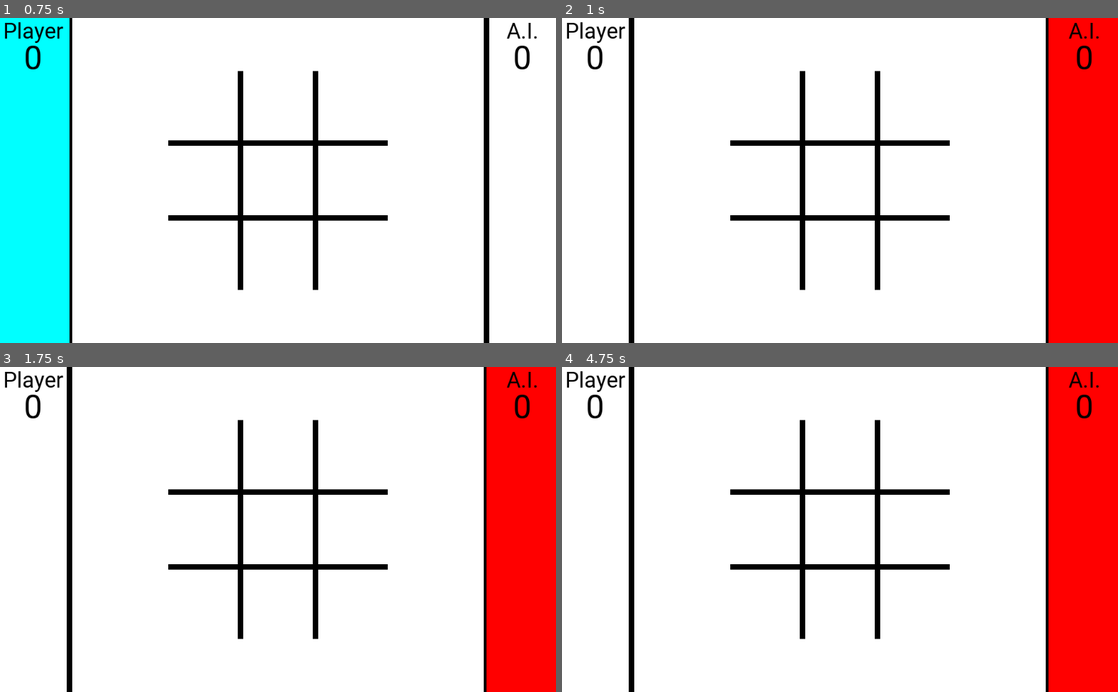
Above: before the commit, frames 1-4 (two rows, left to right).
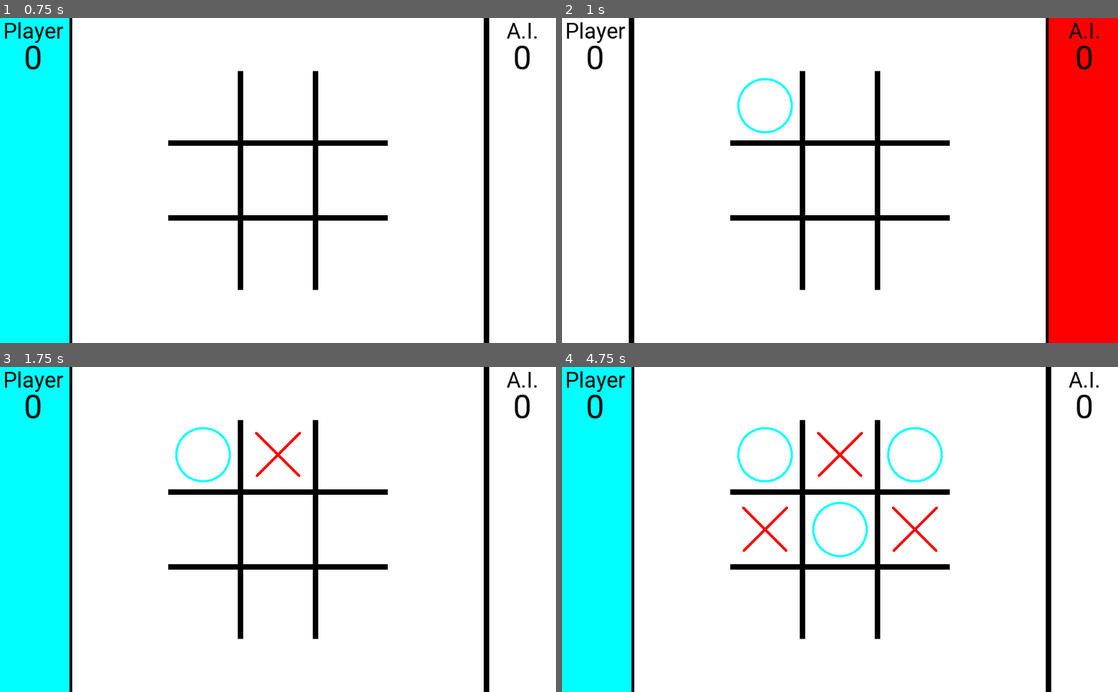
Above: after the commit, the same moments.

Repository: MGon025/CPSC481_Project
Game: Godot game, scene res://Board.tscn
Same seed, same stepped clock (60 frames per second), same inputs: the game is played once before the commit and once after it. The project has no main scene, so this scene is started directly.
Inputs (mouse positions are in pixels of both pictures, inside the frame that each line leads up to):
- Up to frame 1 (0.75 s): tap Enter at 0.5 s; move the mouse to (205, 105) at 0.52 s; click (205, 105) at 0.67 s
- Up to frame 2 (1 s): no input
- Up to frame 3 (1.75 s): tap Space at 1.25 s; move the mouse to (278, 454) at 1.27 s; click (278, 454) at 1.42 s
- Up to frame 4 (4.75 s): tap Enter at 2, 3.5 s; move the mouse to (912, 454) at 2.02 s; click (912, 454) at 2.17 s; tap Space at 2.75, 4.25 s; move the mouse to (767, 529) at 2.77 s; click (767, 529) at 2.92 s; move the mouse to (840, 529) at 3.52 s; click (840, 529) at 3.67 s; move the mouse to (912, 529) at 4.27 s; click (912, 529) at 4.42 s

Frame 1 is identical in both runs. In frame 2, 0.2% of the frame differs, in the area x 31-42%, y 18-36%; in frame 3, 25%; in frame 4, 26%, in the area x 0-100%, y 0-100%.

Commit message:
marking colors and renaming
- colors are dependent on player bg colors
- renamed mark(s) to tile(s)

Diff:
--- a/Board.tscn
+++ b/Board.tscn
@@ -1,6 +1,6 @@
 [gd_scene load_steps=10 format=2]
 
-[ext_resource path="res://Mark.tscn" type="PackedScene" id=1]
+[ext_resource path="res://Tile.tscn" type="PackedScene" id=1]
 [ext_resource path="res://board.gd" type="Script" id=2]
 [ext_resource path="res://fonts/Roboto-Regular.ttf" type="DynamicFontData" id=3]
 
@@ -120,32 +120,33 @@
 points = PoolVector2Array( 0, -202, 0, 202 )
 default_color = Color( 0, 0, 0, 1 )
 
-[node name="Marks" type="Node2D" parent="."]
+[node name="Tiles" type="Node2D" parent="."]
+modulate = Color( 0, 0, 0, 1 )
 position = Vector2( 512, 300 )
 
-[node name="Mark0" parent="Marks" instance=ExtResource( 1 )]
+[node name="Tile0" parent="Tiles" instance=ExtResource( 1 )]
 position = Vector2( -138, -238 )
 
-[node name="Mark1" parent="Marks" instance=ExtResource( 1 )]
+[node name="Tile1" parent="Tiles" instance=ExtResource( 1 )]
 position = Vector2( 0, -238 )
 
-[node name="Mark2" parent="Marks" instance=ExtResource( 1 )]
+[node name="Tile2" parent="Tiles" instance=ExtResource( 1 )]
 position = Vector2( 138, -238 )
 
-[node name="Mark3" parent="Marks" instance=ExtResource( 1 )]
+[node name="Tile3" parent="Tiles" instance=ExtResource( 1 )]
 position = Vector2( -138, -100 )
 
-[node name="Mark4" parent="Marks" instance=ExtResource( 1 )]
+[node name="Tile4" parent="Tiles" instance=ExtResource( 1 )]
 position = Vector2( 0, -100 )
 
-[node name="Mark5" parent="Marks" instance=ExtResource( 1 )]
+[node name="Tile5" parent="Tiles" instance=ExtResource( 1 )]
 position = Vector2( 138, -100 )
 
-[node name="Mark6" parent="Marks" instance=ExtResource( 1 )]
+[node name="Tile6" parent="Tiles" instance=ExtResource( 1 )]
 position = Vector2( -138, 38 )
 
-[node name="Mark7" parent="Marks" instance=ExtResource( 1 )]
+[node name="Tile7" parent="Tiles" instance=ExtResource( 1 )]
 position = Vector2( 0, 38 )
 
-[node name="Mark8" parent="Marks" instance=ExtResource( 1 )]
+[node name="Tile8" parent="Tiles" instance=ExtResource( 1 )]
 position = Vector2( 138, 38 )
--- a/Mark.tscn
+++ b/Tile.tscn
@@ -7,7 +7,7 @@
 [sub_resource type="RectangleShape2D" id=1]
 extents = Vector2( 64, 64 )
 
-[node name="Mark" type="Area2D"]
+[node name="Tile" type="Area2D"]
 script = ExtResource( 3 )
 
 [node name="X" type="Sprite" parent="."]
--- a/board.gd
+++ b/board.gd
@@ -5,19 +5,18 @@
 # var a = 2
 # var b = "text"
 
-var marks = []
-var player1_is_first = false
+var tiles = []
+var player1_is_first = true
 var use_circle = true
 onready var player1bg = get_node("Stats/BGLeft")
 onready var player2bg = get_node("Stats/BGRight")
 
 # Called when the node enters the scene tree for the first time.
 func _ready():
-	for node in range(9):
-		var path = "Marks/Mark" + str(node)
-		var tile = get_node(path)
-		tile.connect("mark_clicked", self, "_on_turn_end")
-		marks.append(tile)
+	# reset marking colors
+	$Tiles.modulate = Color.white
+
+	_get_tile_nodes()
 	_clear_board()
 
 	if player1_is_first:
@@ -33,8 +32,24 @@
 
 
 func _clear_board():
-	for mark in marks:
-		mark.turn_off()
+	for tile in tiles:
+		tile.turn_off()
+
+
+# store all tile nodes
+func _get_tile_nodes():
+	for i in range(9):
+		var path = "Tiles/Tile" + str(i)
+		var tile = get_node(path)
+
+		# set tile colors based on player background colors
+		tile.get_node("O").modulate = player1bg.get_default_color() if\
+				player1_is_first else player2bg.get_default_color()
+		tile.get_node("X").modulate = player2bg.get_default_color() if\
+				player1_is_first else player1bg.get_default_color()
+
+		tile.connect("tile_clicked", self, "_on_turn_end")
+		tiles.append(tile)
 
 
 # called when a tile is clicked
@@ -46,4 +61,4 @@
 
 # example of how the ai would click tile 1
 func _test_ai_click():
-	marks[1].toggle_mark()
+	tiles[1].toggle_tile()
--- a/tile.gd
+++ b/tile.gd
@@ -1,11 +1,11 @@
 extends Area2D
 
-signal mark_clicked
+signal tile_clicked
 
 var enabled = true
 var _selected = false
 var _click_saved = false
-onready var board = get_node("../..")
+onready var _board = get_node("../..")
 
 
 func _ready():
@@ -38,10 +38,10 @@
 	get_node("X").visible = false
 
 
-func toggle_mark():
+func toggle_tile():
 	enabled = false
-	turn_on(board.use_circle)
-	emit_signal("mark_clicked")
+	turn_on(_board.use_circle)
+	emit_signal("tile_clicked")
 	print(self.name + " clicked & disabled!")
 
 
@@ -56,7 +56,7 @@
 		return
 	elif _selected:
 		_selected = false
-		toggle_mark()
+		toggle_tile()
 
 
 func _on_mouse_exit():
